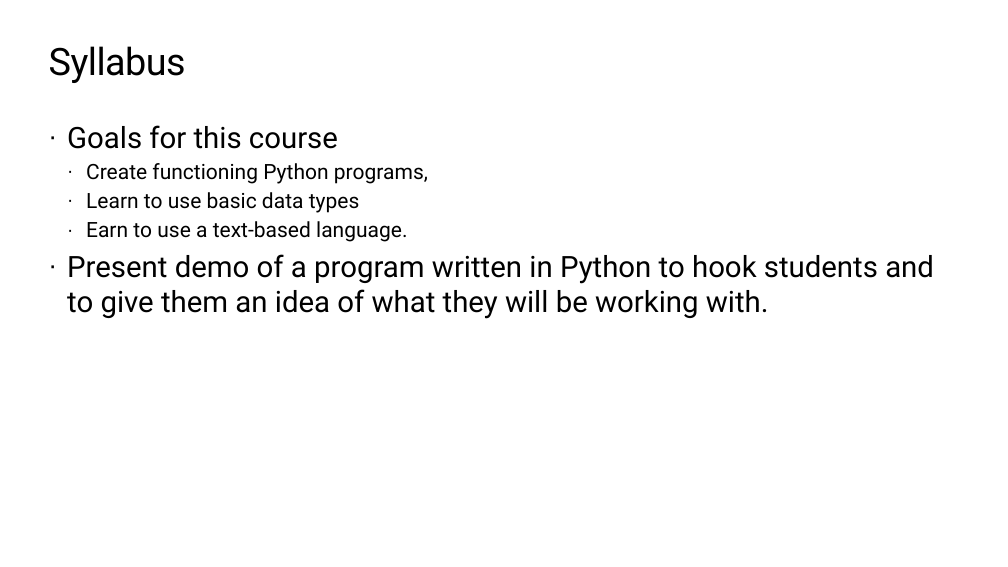
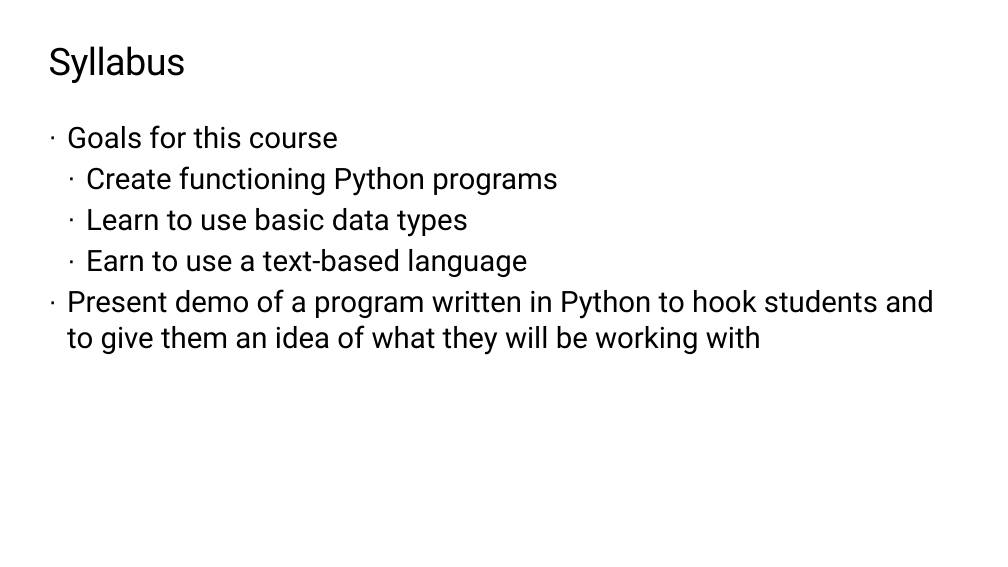
Before and after one commit to TEALSK12/2nd-semester-introduction-to-computer-science, a slide deck: slide 5 of units/1_unit/slidedecks/Intro Python 1.01 TEALS.pptx. Drawn at 1008x567 pixels with LibreOffice and Linux fonts; fonts in the diff are those of the drawing; background and template pictures are left out. Boxes give left, top, right and bottom in pixels: in the first picture for what was removed or moved away, otherwise in the second. Text is boxed around its words. In the diff, an @@ line names an element or a change of style, - is before the commit and + after.

```diff
--- a/units/1_unit/slidedecks/Intro Python 1.01 TEALS.pptx
+++ b/units/1_unit/slidedecks/Intro Python 1.01 TEALS.pptx
@@ text at box(86, 166, 558, 196): text changed; size 20 to 28 pt @@
-  · Create functioning Python programs,
+  · Create functioning Python programs
@@ text at box(86, 208, 468, 237): size 20 to 28 pt in "Learn to use basic data types"; more space between paragraphs @@
@@ text at box(67, 249, 934, 355): text changed @@
-  · Earn to use a text-based language.
-· Present demo of a program written in Python to hook students and to give them an idea of what they will be working with.
+  · Earn to use a text-based language
+· Present demo of a program written in Python to hook students and to give them an idea of what they will be working with
```
Also in this commit, not shown: 8 other slides changed.
